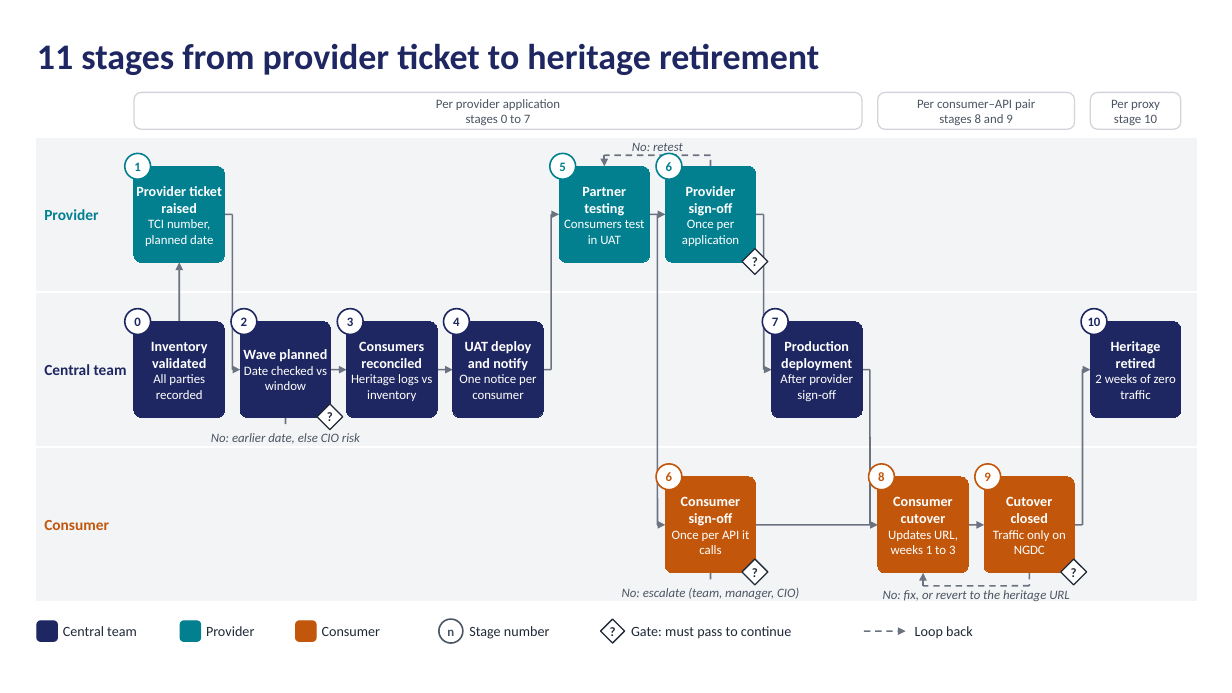
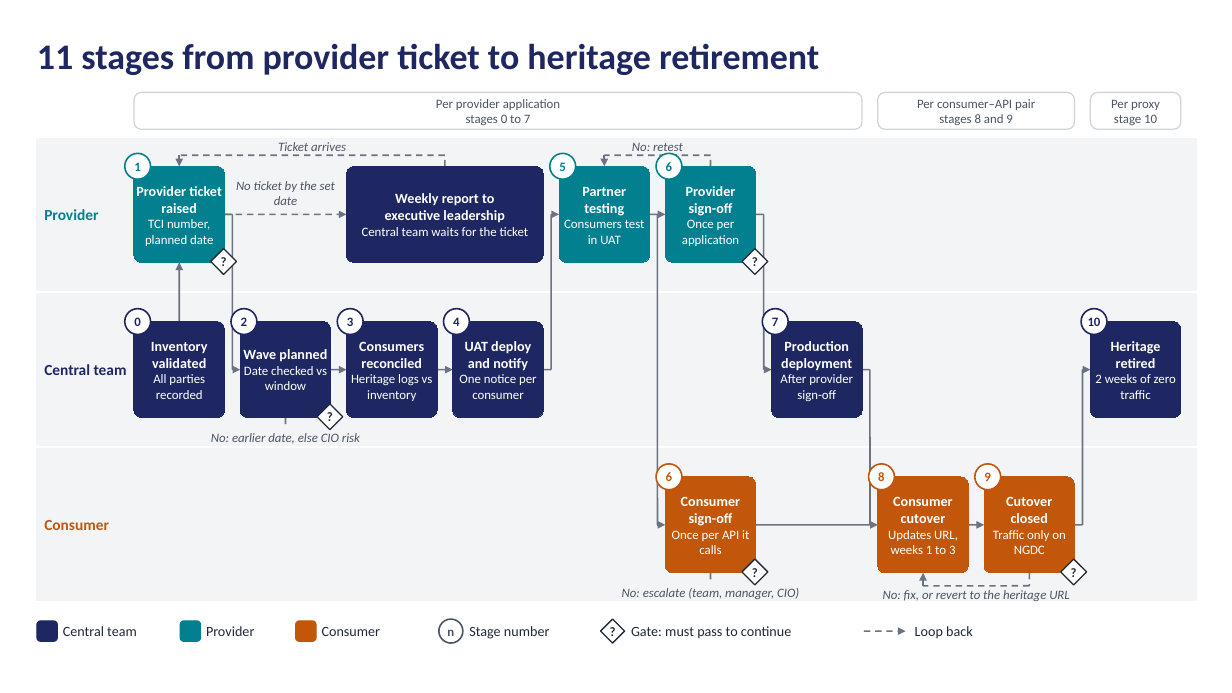
Before and after one commit to arunprasadlv/NGDC_Migration_DP2DP, a slide deck: slide 1 of NGDC Migration Workflow Diagram.pptx. Drawn at 1232x693 pixels with LibreOffice and Linux fonts; fonts in the diff are those of the drawing. Boxes give left, top, right and bottom in pixels: in the first picture for what was removed or moved away, otherwise in the second. Text is boxed around its words. In the diff, an @@ line names an element or a change of style, - is before the commit and + after.

```diff
--- a/NGDC Migration Workflow Diagram.pptx
+++ b/NGDC Migration Workflow Diagram.pptx
@@ text added at <box>278,142,346,155</box>, 10 pt, text #4B5563, italic @@
+Ticket arrives
@@ line added from (445, 155) to (179, 155), #6B7280 1.25 pt dashed @@
@@ arrow added from (179, 155) to (179, 166), #6B7280 1.25 pt dashed @@
@@ rounded rectangle added at <box>347,166,543,262</box>, fill #1E2761, outline #1E2761 0.75 pt, 11 pt, text #FFFFFF, bold @@
+Weekly report to
+executive leadership
+Central team waits for the ticket
@@ line added from (445, 166) to (445, 155), #6B7280 1.25 pt dashed @@
@@ text added at <box>236,181,335,205</box>, 10 pt, text #4B5563, italic @@
+No ticket by the set date
@@ arrow added from (225, 214) to (347, 214), #6B7280 1.25 pt dashed @@
@@ diamond added at <box>211,249,237,274</box>, fill #FFFFFF, outline #1F2937 1 pt, 10 pt, text #1F2937, bold @@
+?
```
Also in this commit, not shown: 3 other files.
